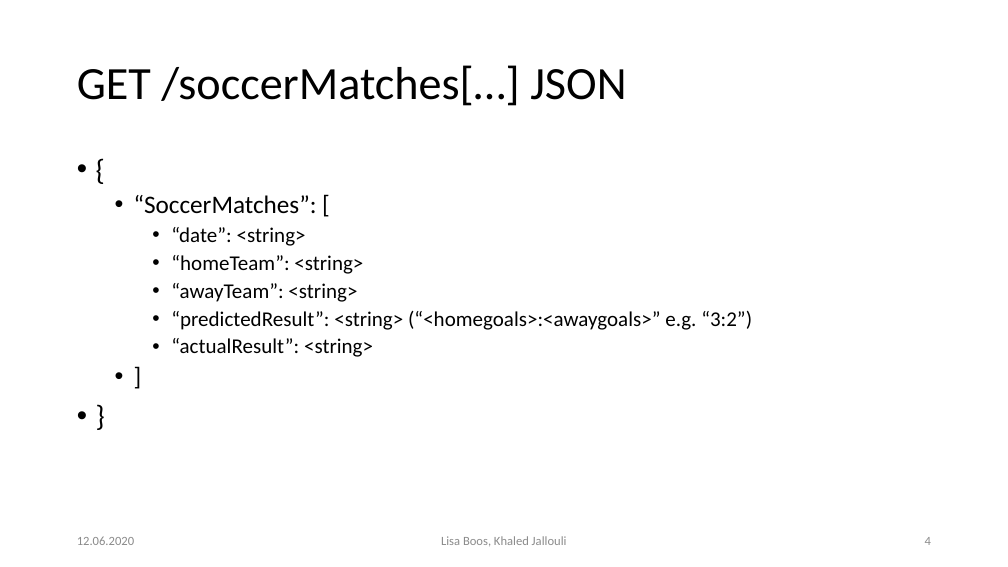
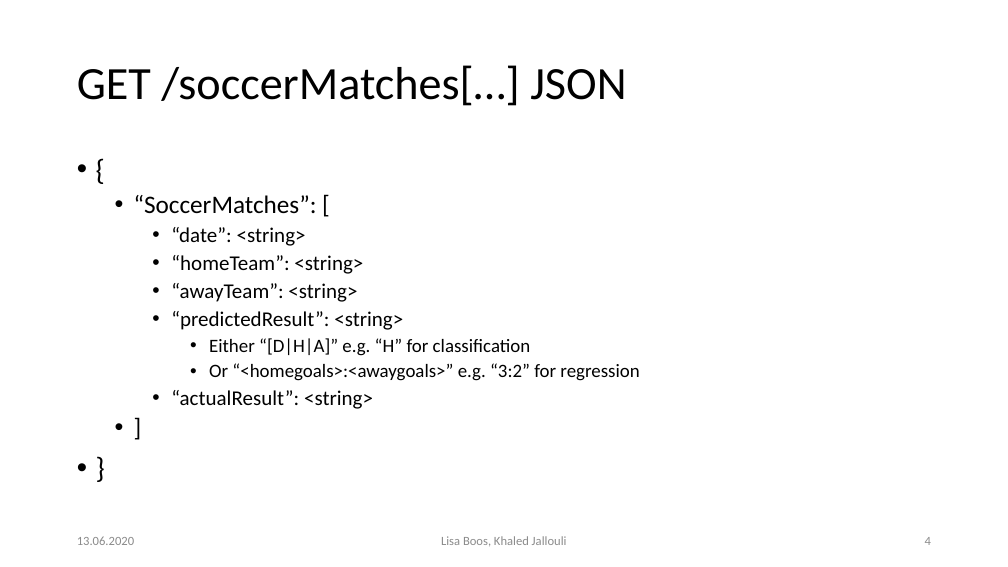
Before and after one commit to Khaledjallouli/project, a slide deck: slide 4 of Web/RESTful_API_Definition/API_LastSprint.pptx. Drawn at 1008x567 pixels with LibreOffice and Linux fonts; fonts in the diff are those of the drawing; background and template pictures are left out. Boxes give left, top, right and bottom in pixels: in the first picture for what was removed or moved away, otherwise in the second. Text is boxed around its words. In the diff, an @@ line names an element or a change of style, - is before the commit and + after.

```diff
--- a/Web/RESTful_API_Definition/API_LastSprint.pptx
+++ b/Web/RESTful_API_Definition/API_LastSprint.pptx
@@ text at bbox=[171, 311, 639, 381]: text changed; size 20 to 18 pt @@
-    • “predictedResult”: <string> (“<homegoals>:<awaygoals>” e.g. “3:2”)
+    • “predictedResult”: <string>
+      • Either “[D|H|A]” e.g. “H” for classification
+      • Or “<homegoals>:<awaygoals>” e.g. “3:2” for regression
```
Also in this commit, not shown: 4 other slides changed.
